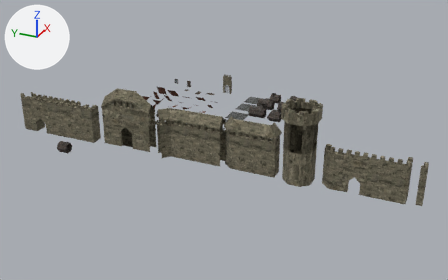
The Blender file Blender/City_Assets.blend: old version first, new version second.
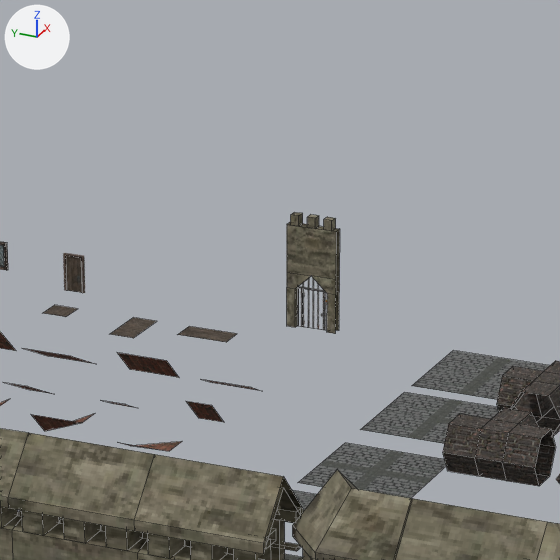
Old and new are each drawn whole from a camera (50 mm lens) standing at (-186.3, -81.0, 74.9) and looking at (-35.9, -13.4, -0.2) and again close up on the part from 39% to 60% of the width and 14% to 47% of the height. Every picture has the same lights, and +X, +Y and +Z are marked at upper left. The close-ups show mesh edges as thin lines.

In view in the first close-up: 'Gate_Bars', 'Road_Flat.001', 'Road_T-Crossing', 'Road_X-Crossing', 'SewerTunnel_Crossing', 'SewerTunnel_T-Crossing', 'Wall_Gate_Small', 'Wall_R_Corner_45_In_Roof', 'Wall_R_Stairs_Roof', 'Wall_R_Straight', 'Wall_R_Straight_End', 'Wall_R_Straight_End_Roof', 'Wall_R_Straight_Roof'.
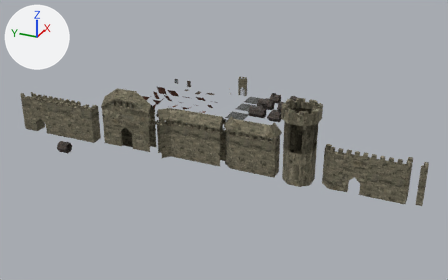
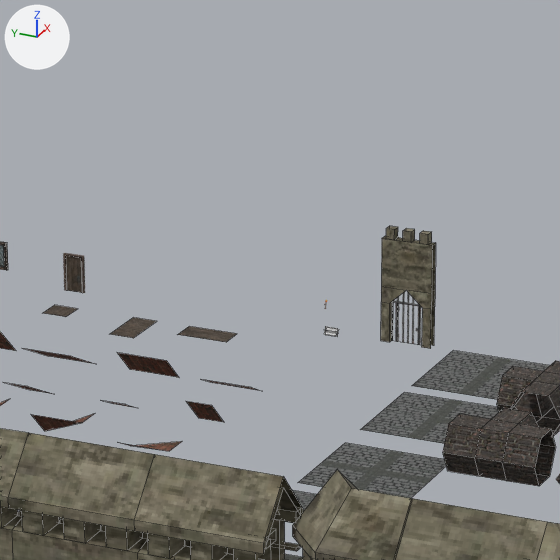
Changed parts and their boxes [x1, y1, x2, y2] in the close-ups (560 x 560 px):
'Wall_Gate_Small', moved: before [287, 212, 340, 334]; after [381, 226, 436, 349]
'Gate_Door', moved: before [303, 289, 324, 330]; after [397, 303, 419, 345]
'Gate_Bars', moved: before [297, 277, 326, 330]; after [391, 291, 421, 345]
'Grass Planes', added: after [324, 326, 339, 336]

Diff of the bpy script that builds the scene:
```diff
--- a/Blender/City_Assets.blend.py
+++ b/Blender/City_Assets.blend.py
@@ me_plane_005 @@
+me_plane_005.from_pydata([(0.0, 0.75, 0.25), (0.0, 0.0, 0.25), (0.0, 0.75, -0.25), (0.0, 0.0, -0.25), (0.217, 0.75, 0.125), (0.217, 0.0, 0.125), (-0.217, 0.75, -0.125), (-0.217, 0.0, -0.125), (0.217, 0.75, -0.125), (0.217, 0.0, -0.125), (-0.217, 0.75, 0.125), (-0.217, 0.0, 0.125)], [], [(0, 1, 3, 2), (4, 5, 7, 6), (8, 9, 11, 10)])
@@ ob_gate_bars @@
 ob_gate_bars = bpy.data.objects.new('Gate_Bars', me_plane)
-ob_gate_bars.location = (0.0, 0.0, 0.0)
+ob_gate_bars.location = (0.0, -5.75, 0.0)
@@ ob_wall_gate_small @@
 ob_wall_gate_small = bpy.data.objects.new('Wall_Gate_Small', me_cube_057)
-ob_wall_gate_small.location = (0.0, 0.0, 0.0)
+ob_wall_gate_small.location = (0.0, -5.75, 0.0)
@@ ob_grass_planes @@
+ob_grass_planes = bpy.data.objects.new('Grass Planes', me_plane_005)
+ob_grass_planes.location = (0.0, 0.0, 0.0)
```
